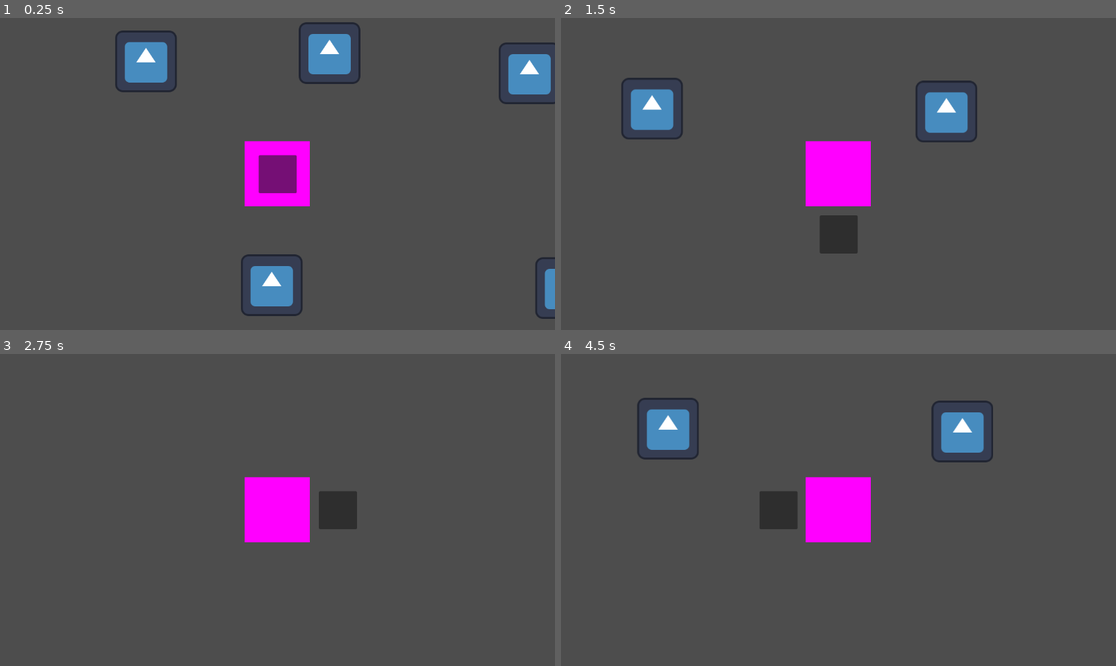
Above: before the commit, frames 1-4 (two rows, left to right).
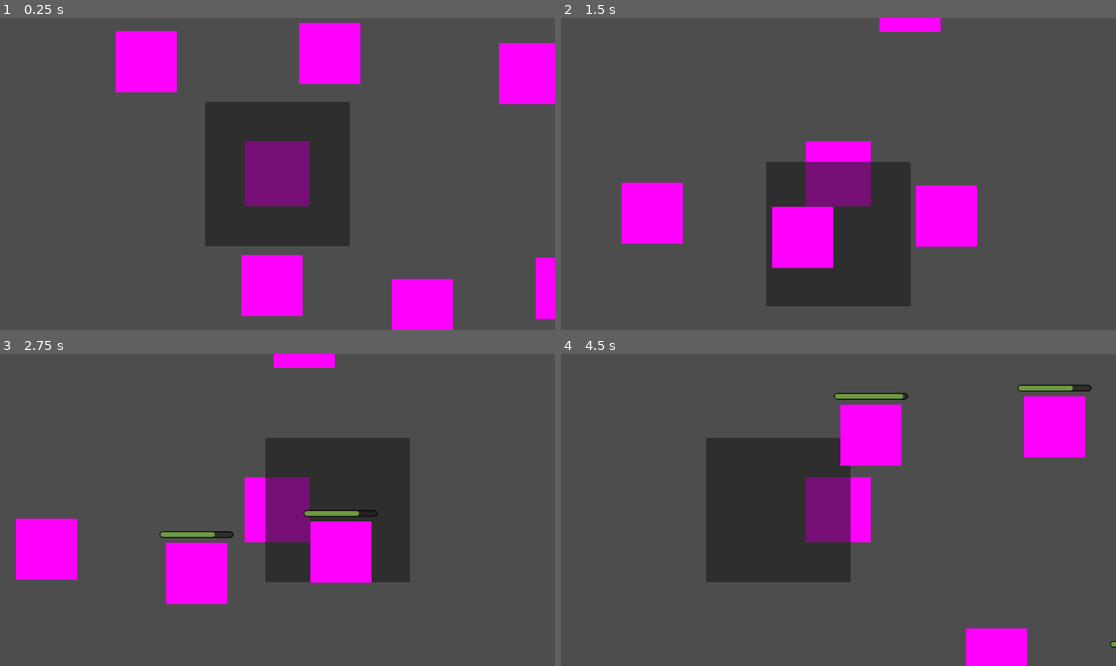
Above: after the commit, the same moments.

Repository: ThermobladeStudios/BambooBytes
Game: Godot game, scene res://world_map.tscn
Two runs of this game, one before a commit and one after it. Both use one fixed random seed, a clock stepped at 60 frames per second and the inputs below. The engine's default icon, where the game draws it, is replaced by a stand-in: a white triangle on a blue panel in a dark square.
Inputs (mouse positions are in pixels of both pictures, inside the frame that each line leads up to):
- Up to frame 1 (0.25 s): no input
- Up to frame 2 (1.5 s): tap Enter at 0.5 s; move the mouse to (960, 158) at 0.52 s; hold D (Right) 0.53-1.28 s; click (960, 158) at 0.6 s; move the mouse to (727, 189) at 1.27 s; hold S (Down) from 1.28 s (still down); tap Space (Dash) at 1.35 s
- Up to frame 3 (2.75 s): click (166, 525) at 1.55 s; move the mouse to (333, 441) at 2.02 s; release S (Down) at 2.03 s; hold D (Right) from 2.03 s (still down); click (333, 441) at 2.1 s
- Up to frame 4 (4.5 s): tap Space (Dash) at 2.75 s; move the mouse to (810, 572) at 2.77 s; release D (Right) at 2.78 s; hold W (Up) 2.78-3.53 s; click (810, 572) at 2.85 s; move the mouse to (1005, 556) at 3.52 s; hold Space (Dash) 3.53-4.28 s; hold A (Left) from 3.53 s (still down); click (1005, 556) at 3.8 s; move the mouse to (672, 463) at 4.27 s; click (672, 463) at 4.35 s

The runs differ from the first frame. In frame 1, 22% of the frame differs, in the area x 20-100%, y 1-100%; in frame 2, 19%; in frame 3, 17%; in frame 4, 20%.

Commit message:
atteck butoon
added atec butoon

Diff:
--- a/BambooBytes/Player/Player.tscn
+++ b/BambooBytes/Player/Player.tscn
@@ -8,7 +8,7 @@
 [sub_resource type="PlaceholderTexture2D" id="PlaceholderTexture2D_xgsr6"]
 
 [sub_resource type="RectangleShape2D" id="RectangleShape2D_m324q"]
-size = Vector2(79, 79)
+size = Vector2(300, 300)
 
 [node name="Player" type="CharacterBody2D"]
 motion_mode = 1
@@ -41,10 +41,10 @@
 anchor_top = 0.5
 anchor_right = 0.5
 anchor_bottom = 0.5
-offset_left = -39.5
-offset_top = -39.5
-offset_right = 39.5
-offset_bottom = 39.5
+offset_left = -150.0
+offset_top = -150.0
+offset_right = 150.0
+offset_bottom = 150.0
 grow_horizontal = 2
 grow_vertical = 2
 
--- a/BambooBytes/World Objects/bamboo.gd
+++ b/BambooBytes/World Objects/bamboo.gd
@@ -3,7 +3,7 @@
 var totalTime = 20
 var currTime
 var ischopping = false
-var x = 0
+var x = false
 @export var DroppedAmmount : int
 
 @export var regrowRate = 5
@@ -39,28 +39,24 @@
 		currTime = growthbar
 		tree_is_chopped = true
 		regrow.start()
+	if(x):
+		if(Input.is_action_just_pressed("Attack")):
+			if(tree_is_chopped == false):
+				currTime -= Player.strength
+				print(currTime)
+				var tween = get_tree().create_tween()
+				tween.tween_property(bar, "value", currTime, 0.4).set_trans(Tween.TRANS_QUAD)
+func _on_area_2d_area_entered(body):
+	x= true
 
-
-func _on_area_2d_area_entered(body):
-	x+=1
-	if(x != 0):
-		timer.start()
 
 
 func _on_area_2d_area_exited(body):
-	timer.stop()
-	x-=1
+	x=0
 
 func upgrade_drop():
 	DroppedAmmount +=1
 
-
-func _on_timer_timeout():
-	if(tree_is_chopped == false):
-		currTime -= Player.strength*(x)
-		print(currTime)
-		var tween = get_tree().create_tween()
-		tween.tween_property(bar, "value", currTime, 0.4).set_trans(Tween.TRANS_LINEAR)
 
 
 func _on_regrow_timeout():
--- a/BambooBytes/World Objects/bamboo.tscn
+++ b/BambooBytes/World Objects/bamboo.tscn
@@ -1,14 +1,15 @@
 [gd_scene load_steps=6 format=3 uid="uid://de42f5ojp3ke0"]
 
-[ext_resource type="Texture2D" uid="uid://lv573eiicqpt" path="res://icon.svg" id="1_4pjnd"]
 [ext_resource type="Script" path="res://World Objects/bamboo.gd" id="1_lu5k4"]
 [ext_resource type="Theme" uid="uid://dmpocjixr1jt6" path="res://Theme/BambooBytes.tres" id="3_janbm"]
 
 [sub_resource type="RectangleShape2D" id="RectangleShape2D_mbx12"]
 size = Vector2(127, 127)
 
-[sub_resource type="CircleShape2D" id="CircleShape2D_a3f4a"]
-radius = 91.022
+[sub_resource type="PlaceholderTexture2D" id="PlaceholderTexture2D_ntddh"]
+
+[sub_resource type="RectangleShape2D" id="RectangleShape2D_nthw6"]
+size = Vector2(127, 127)
 
 [node name="Bamboo" type="StaticBody2D"]
 script = ExtResource("1_lu5k4")
@@ -16,15 +17,18 @@
 regrowRate = 10
 
 [node name="CollisionShape2D" type="CollisionShape2D" parent="."]
+visible = false
 shape = SubResource("RectangleShape2D_mbx12")
 
 [node name="Sprite2D" type="Sprite2D" parent="."]
-texture = ExtResource("1_4pjnd")
+position = Vector2(0.5, 0.499998)
+scale = Vector2(127, 127)
+texture = SubResource("PlaceholderTexture2D_ntddh")
 
 [node name="Area2D" type="Area2D" parent="."]
 
 [node name="CollisionShape2D" type="CollisionShape2D" parent="Area2D"]
-shape = SubResource("CircleShape2D_a3f4a")
+shape = SubResource("RectangleShape2D_nthw6")
 
 [node name="Timer" type="Timer" parent="."]
 
--- a/BambooBytes/project.godot
+++ b/BambooBytes/project.godot
@@ -59,6 +59,11 @@
 "events": [Object(InputEventKey,"resource_local_to_scene":false,"resource_name":"","device":-1,"window_id":0,"alt_pressed":false,"shift_pressed":false,"ctrl_pressed":false,"meta_pressed":false,"pressed":false,"keycode":0,"physical_keycode":32,"key_label":0,"unicode":32,"echo":false,"script":null)
 ]
 }
+Attack={
+"deadzone": 0.5,
+"events": [Object(InputEventMouseButton,"resource_local_to_scene":false,"resource_name":"","device":-1,"window_id":0,"alt_pressed":false,"shift_pressed":false,"ctrl_pressed":false,"meta_pressed":false,"button_mask":1,"position":Vector2(112, 1),"global_position":Vector2(116, 44),"factor":1.0,"button_index":1,"pressed":true,"double_click":false,"script":null)
+]
+}
 
 [layer_names]
 
--- a/BambooBytes/world_map.tscn
+++ b/BambooBytes/world_map.tscn
@@ -41,6 +41,9 @@
 [node name="Bamboo5" parent="Bamboos" instance=ExtResource("3_lclw5")]
 position = Vector2(58, 177)
 
+[node name="Bamboo6" parent="Bamboos" instance=ExtResource("3_lclw5")]
+position = Vector2(-241, 221)
+
 [node name="AudioStreamPlayer" type="AudioStreamPlayer" parent="."]
 stream = ExtResource("2_avsyx")
 autoplay = true
